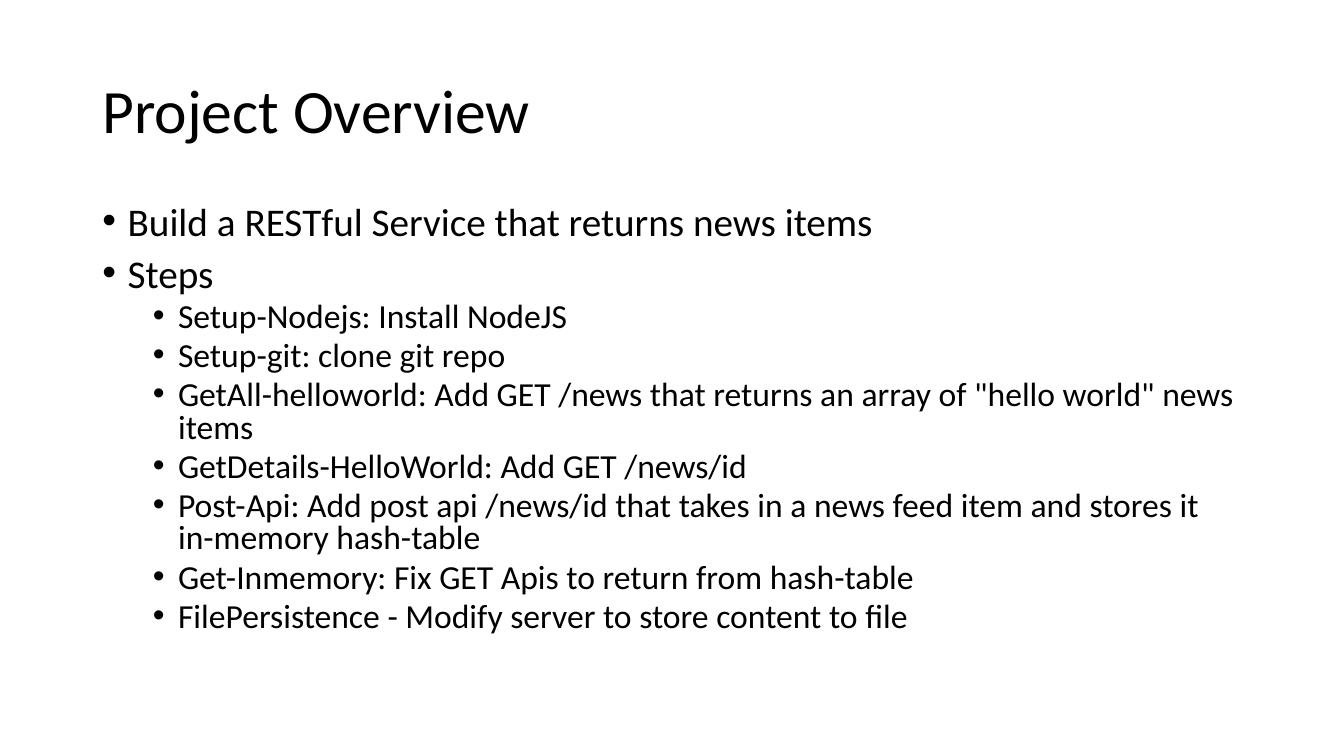
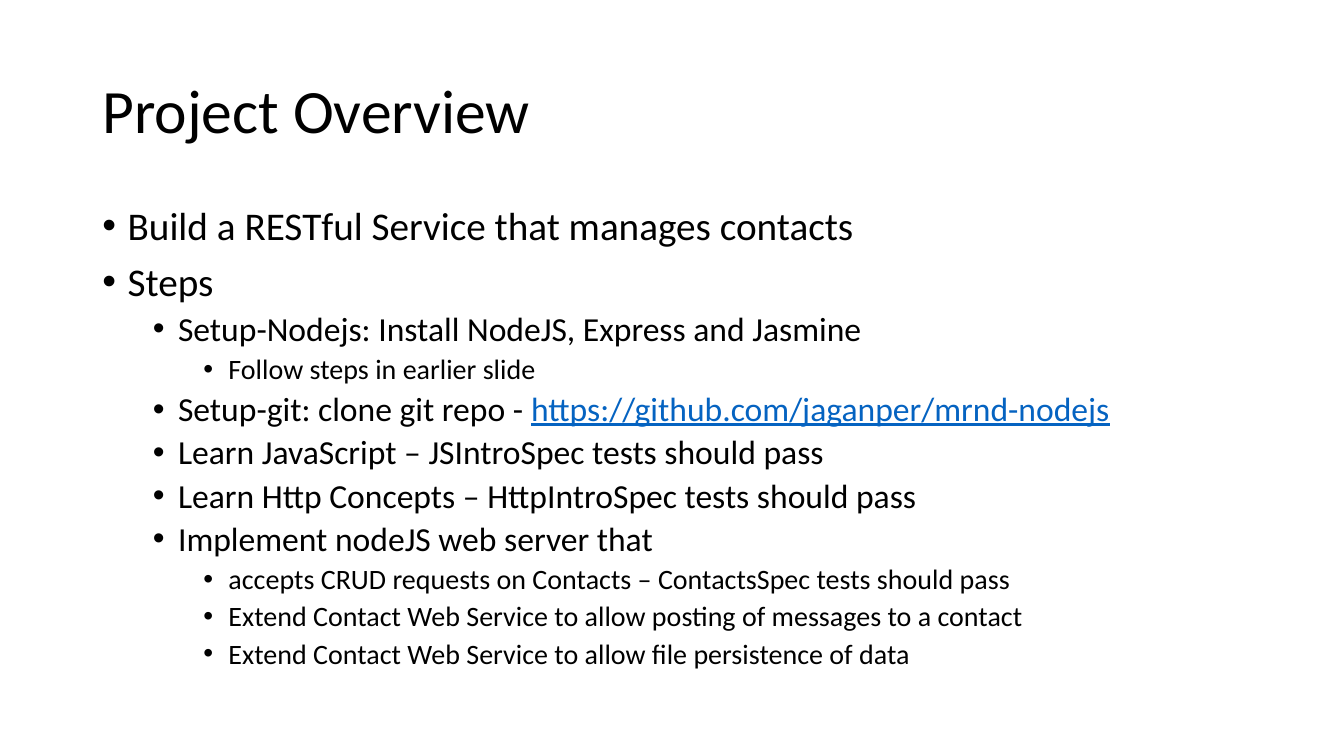
Before and after one commit to jaganper/mrnd-nodejs, a slide deck: slide 26 of docs/project.pptx. Drawn at 1344x756 pixels with LibreOffice and Linux fonts; fonts in the diff are those of the drawing. Boxes give left, top, right and bottom in pixels: in the first picture for what was removed or moved away, otherwise in the second. Text is boxed around its words. In the diff, an @@ line names an element or a change of style, - is before the commit and + after.

Commit message:
updated tests

```diff
--- a/docs/project.pptx
+++ b/docs/project.pptx
@@ text at bbox=[128, 212, 853, 247]: text changed @@
-• Build a RESTful Service that returns news items
+• Build a RESTful Service that manages contacts
@@ text at bbox=[128, 270, 214, 303]: line spacing 0.8 to 0.9 @@
@@ text at bbox=[178, 317, 1109, 669]: text changed @@
-  • Setup-Nodejs: Install NodeJS
-  • Setup-git: clone git repo
-  • GetAll-helloworld: Add GET /news that returns an array of "hello world" news items
-  • GetDetails-HelloWorld: Add GET /news/id
-  • Post-Api: Add post api /news/id that takes in a news feed item and stores it in-memory hash-table
-  • Get-Inmemory: Fix GET Apis to return from hash-table
-  • FilePersistence - Modify server to store content to file
+  • Setup-Nodejs: Install NodeJS, Express and Jasmine
+    • Follow steps in earlier slide
+  • Setup-git: clone git repo - https://github.com/jaganper/mrnd-nodejs
+  • Learn JavaScript – JSIntroSpec tests should pass
+  • Learn Http Concepts – HttpIntroSpec tests should pass
+  • Implement nodeJS web server that
+    • accepts CRUD requests on Contacts – ContactsSpec tests should pass
+    • Extend Contact Web Service to allow posting of messages to a contact
+    • Extend Contact Web Service to allow file persistence of data
```
Also in this commit, not shown: 2 other files.
